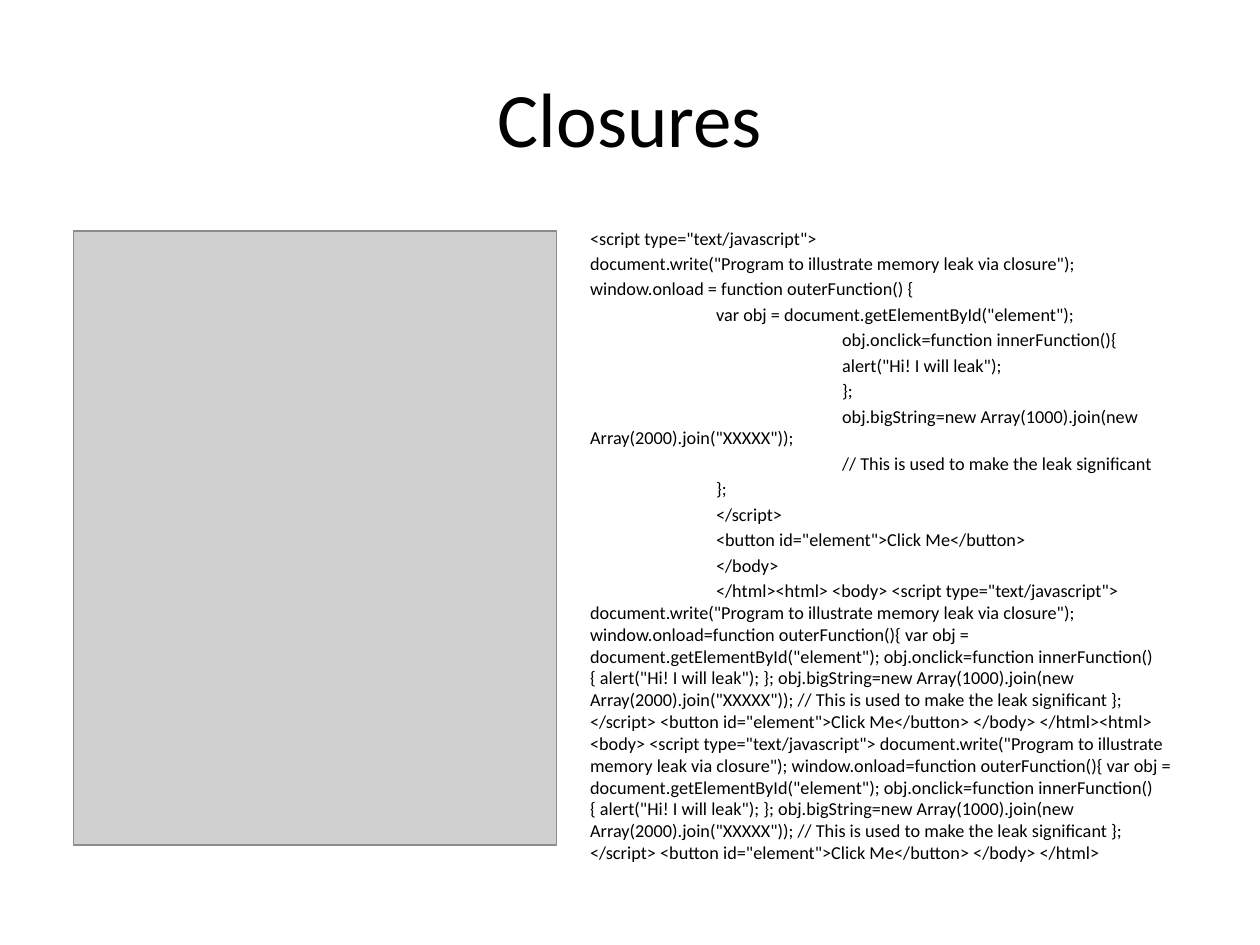
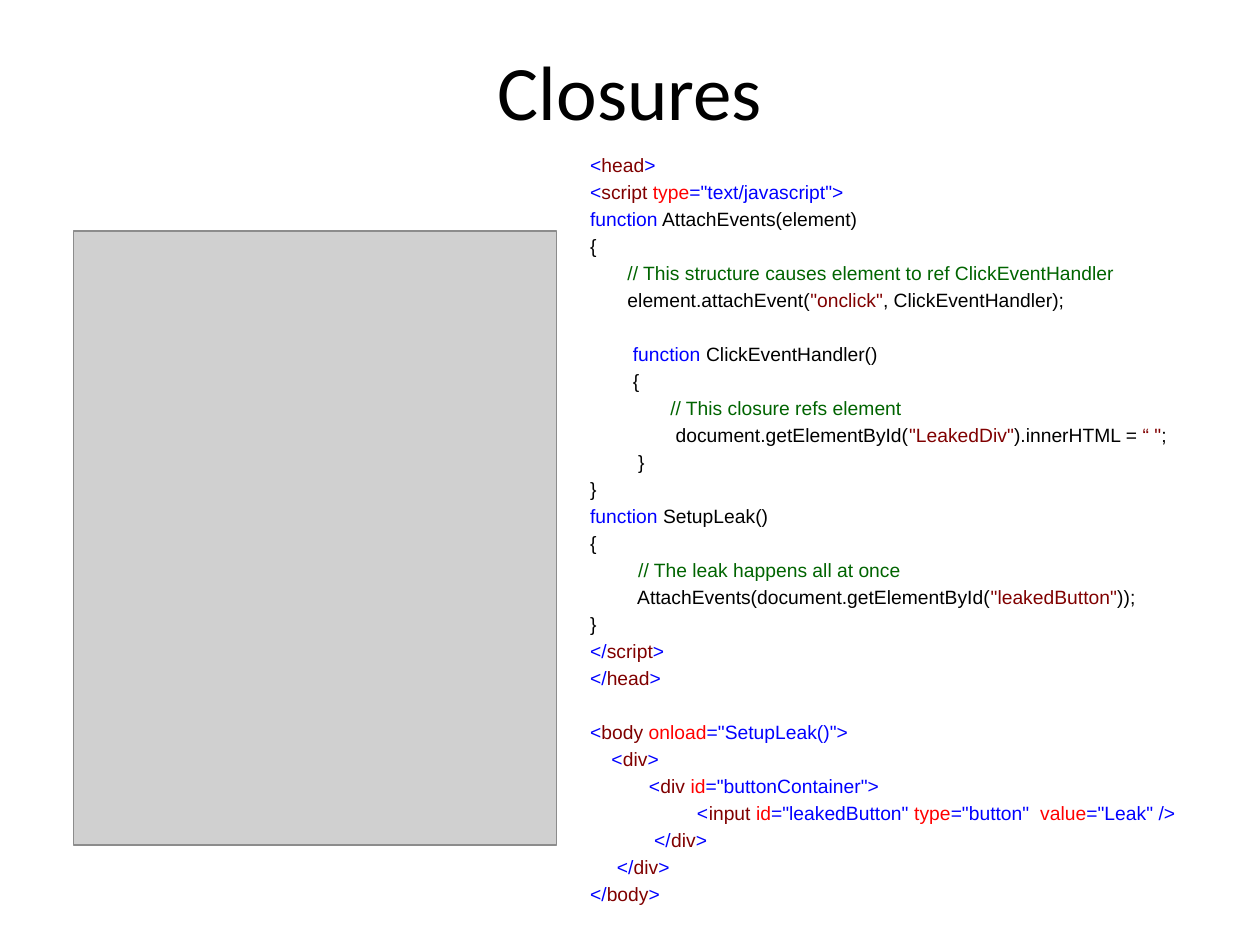
Before and after one commit to pbl2108/E6121_FinalProject, a slide deck: slide 4 of javascriptSlideshow.pptx. Drawn at 1260x945 pixels with LibreOffice and Linux fonts; fonts in the diff are those of the drawing; grey boxes stand for pictures. Boxes give left, top, right and bottom in pixels: in the first picture for what was removed or moved away, otherwise in the second. Text is boxed around its words. In the diff, an @@ line names an element or a change of style, - is before the commit and + after.

```diff
--- a/javascriptSlideshow.pptx
+++ b/javascriptSlideshow.pptx
@@ title "Closures" moved from (x1=498, y1=93, x2=762, y2=148) to (x1=498, y1=66, x2=762, y2=121) @@
@@ text "<head>" moved from (x1=590, y1=232, x2=1163, y2=840) to (x1=590, y1=158, x2=1153, y2=905) @@
@@ text at (x1=590, y1=158, x2=655, y2=173): paragraph added @@
+<head>
@@ text at (x1=590, y1=185, x2=843, y2=905): size 10.4 to 11 pt, font Calibri to Arial, text colour #000000 to #0000FF in "<script type="text/javascript">", "</script>", "</body>"; text colour #000000 to #800000 in "<script", "</script>", "</body>"; text colour #000000 to #FF0000 in "type="text/javascript">" @@
@@ text at (x1=590, y1=212, x2=1135, y2=608): text changed; size 10.4 to 11 pt; font Calibri to Arial @@
-document.write("Program to illustrate memory leak via closure");
-window.onload = function outerFunction() {
-var obj = document.getElementById("element");
-obj.onclick=function innerFunction(){
-alert("Hi! I will leak");
-};
-obj.bigString=new Array(1000).join(new Array(2000).join("XXXXX"));
-// This is used to make the leak significant
-};
+function AttachEvents(element)
+{
+// This structure causes element to ref ClickEventHandler
+element.attachEvent("onclick", ClickEventHandler);
+function ClickEventHandler()
+{
+// This closure refs element
+document.getElementById("LeakedDiv").innerHTML = “ ";
+}
+}
+function SetupLeak()
+{
+// The leak happens all at once
+AttachEvents(document.getElementById("leakedButton"));
+}
@@ text at (x1=590, y1=584, x2=1163, y2=840): paragraph removed @@
-</html><html> <body> <script type="text/javascript"> document.write("Program to illustrate memory leak via closure"); window.onload=function outerFunction(){ var obj = document.getElementById("element"); obj.onclick=function innerFunction(){ alert("Hi! I will leak"); }; obj.bigString=new Array(1000).join(new Array(2000).join("XXXXX")); // This is used to make the leak significant }; </script> <button id="element">Click Me</button> </body> </html><html> <body> <script type="text/javascript"> document.write("Program to illustrate memory leak via closure"); window.onload=function outerFunction(){ var obj = document.getElementById("element"); obj.onclick=function innerFunction(){ alert("Hi! I will leak"); }; obj.bigString=new Array(1000).join(new Array(2000).join("XXXXX")); // This is used to make the leak significant }; </script> <button id="element">Click Me</button> </body> </html>
@@ text at (x1=590, y1=671, x2=1153, y2=875): text changed; size 10.4 to 11 pt; font Calibri to Arial; text colour #000000 to #0000FF @@
-<button id="element">Click Me</button>
+</head>
+<body onload="SetupLeak()">
+<div>
+<div id="buttonContainer">
+<input id="leakedButton" type="button" value="Leak" />
+</div>
+</div>
```
Also in this commit, not shown: 1 slide added, 2 slides removed.
